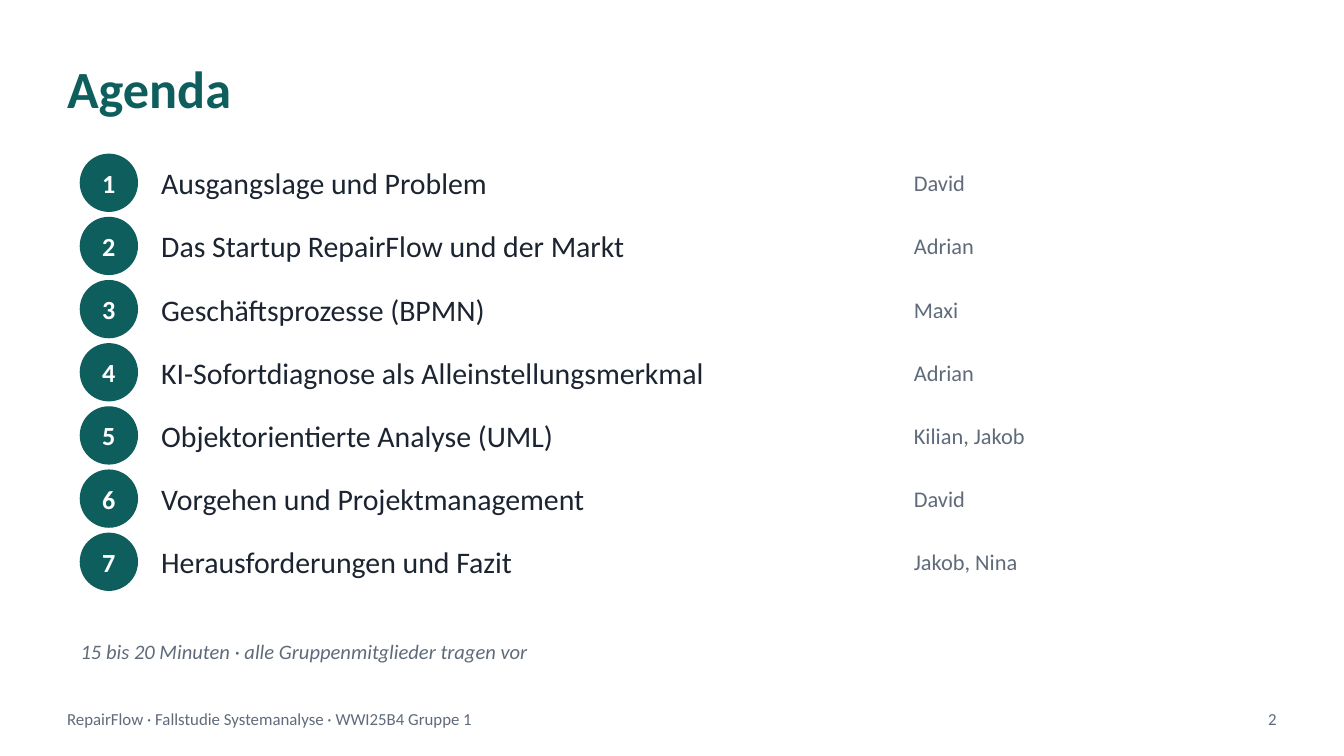
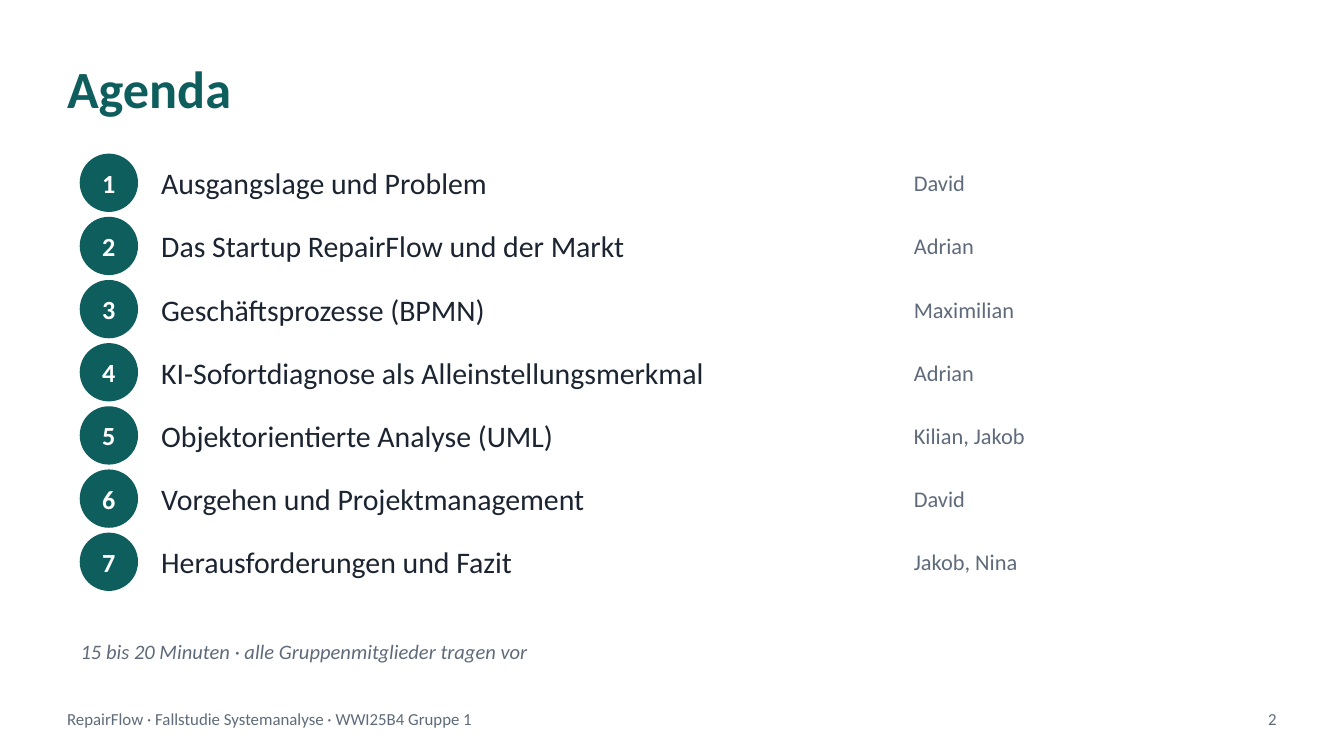
Before and after one commit to jakobschwan123-cmd/casestudy-semester-3, a slide deck: slide 2 of praesi/Abschlusspraesentation.pptx. Drawn at 1344x756 pixels with LibreOffice and Linux fonts; fonts in the diff are those of the drawing. Boxes give left, top, right and bottom in pixels: in the first picture for what was removed or moved away, otherwise in the second. Text is boxed around its words. In the diff, an @@ line names an element or a change of style, - is before the commit and + after.

```diff
--- a/praesi/Abschlusspraesentation.pptx
+++ b/praesi/Abschlusspraesentation.pptx
@@ text at (x1=914, y1=302, x2=1014, y2=318): text changed @@
-Maxi
+Maximilian
```
Also in this commit, not shown: 4 other slides changed, 47 other files.
